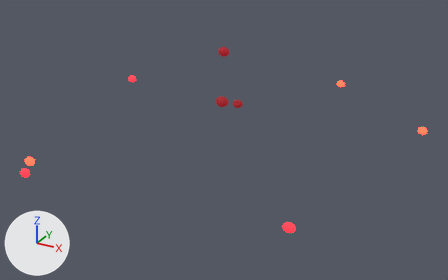
Two versions of the glTF model SanguoSLG.Game/assets/models/effect-peerless-red-cloud.glb, one commit apart.
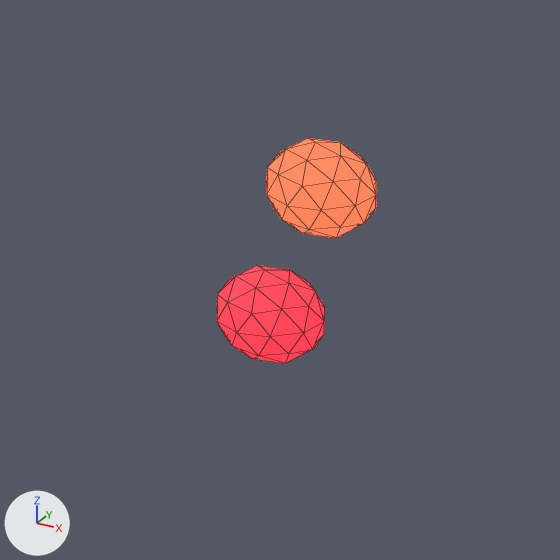
The first picture shows the older version from a 50 mm camera at (0.31, -0.543, 0.379) aimed at (0.015, -0.006, 0.111). The close-ups show the older and then the newer version on the part from 0% to 12% of the width and 51% to 70% of the height of that picture. Only the edits that show in the close-ups are written down. Every picture has the same lights, and +X, +Y and +Z are marked at lower left. The close-ups show mesh edges as thin lines. Where no turn or scale is listed for an object, it has been applied to the vertices.

Script lines for the objects in view, before the commit:
```python
mat_peerlesscrimson = principled_material('PeerlessCrimson')
mat_peerlesscrimson.base_color = (0.62, 0.012, 0.02)  # red #ce1d27
mat_peerlesscrimson.roughness = 0.82
mat_peerlesscrimson.emission_color = (1.0, 0.0194, 0.0323)  # red #ff2632
mat_peerlesscrimson.emission_strength = 2.356
mat_peerlessscarlet = principled_material('PeerlessScarlet')
mat_peerlessscarlet.base_color = (1.0, 0.035, 0.015)  # red #ff3521
mat_peerlessscarlet.roughness = 0.82
mat_peerlessscarlet.emission_color = (1.0, 0.035, 0.015)  # red #ff3521
mat_peerlessscarlet.emission_strength = 6.0
me_icosphere = bpy.data.meshes.new('Icosphere')
me_icosphere.from_pydata(...)  # an icosphere of 80 faces spanning x -0.00617..0.00617, y -0.00484..0.00484, z -0.00522..0.00522
me_icosphere.materials.append(mat_peerlessscarlet)  # red #ff3521, glowing red #ff3521
me_icosphere_007 = bpy.data.meshes.new('Icosphere.007')
me_icosphere_007.from_pydata(...)  # an icosphere of 80 faces spanning x -0.00505..0.00505, y -0.00396..0.00396, z -0.00428..0.00428
me_icosphere_007.materials.append(mat_peerlesscrimson)  # red #ce1d27, glowing red #ff2632
ob_cloudlobe_1 = bpy.data.objects.new('CloudLobe_1', me_icosphere)
ob_cloudlobe_1.location = (-0.1799, -0.1002, 0.08)
ob_cloudlobe_8 = bpy.data.objects.new('CloudLobe_8', me_icosphere_007)
ob_cloudlobe_8.location = (-0.0998, -0.1801, 0.12)
```
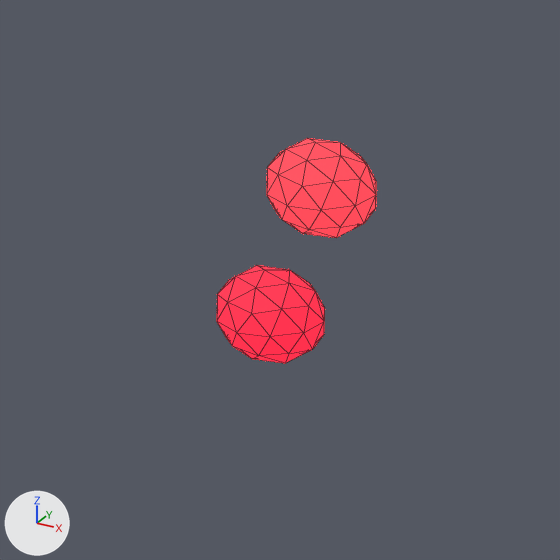
Location of each change, [x1, y1, x2, y2] in pixels of the close-ups (560 x 560 px):
```json
{"object": "CloudLobe_1", "change": "recoloured, surface changed", "before": [267, 138, 376, 238], "after": [267, 138, 376, 238]}
{"object": "CloudLobe_8", "change": "recoloured, surface changed", "before": [217, 265, 325, 363], "after": [217, 265, 325, 363]}
```

The change, as JSON lines over the scene's bpy script:
```json
{"op": "set", "path": "mat_peerlessscarlet.emission_color", "old": "(1.0, 0.035, 0.015)", "new": "(1.0, 0.008, 0.012)", "note": "red #ff3521 -> red #ff161d"}
{"op": "set", "path": "mat_peerlessscarlet.emission_strength", "old": "6.0", "new": "7.5"}
{"op": "set", "path": "mat_peerlesscrimson.emission_color", "old": "(1.0, 0.0194, 0.0323)", "new": "(1.0, 0.00556, 0.0167)", "note": "red #ff2632 -> red #ff1123"}
{"op": "set", "path": "mat_peerlesscrimson.emission_strength", "old": "2.356", "new": "3.744"}
```
